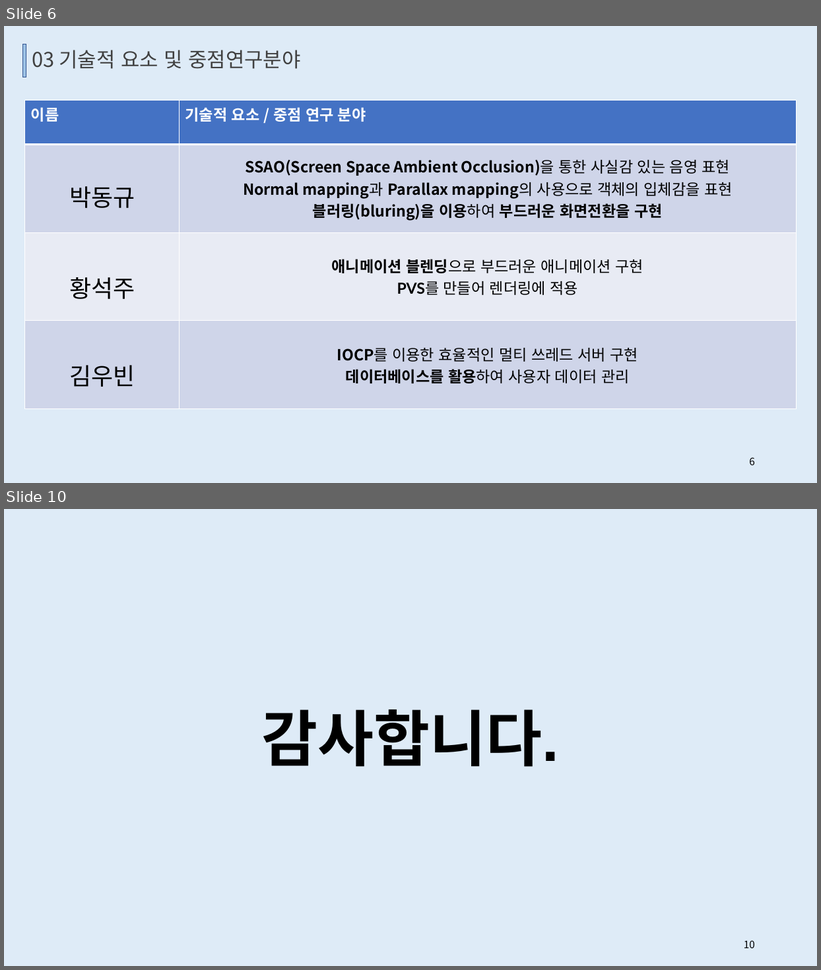
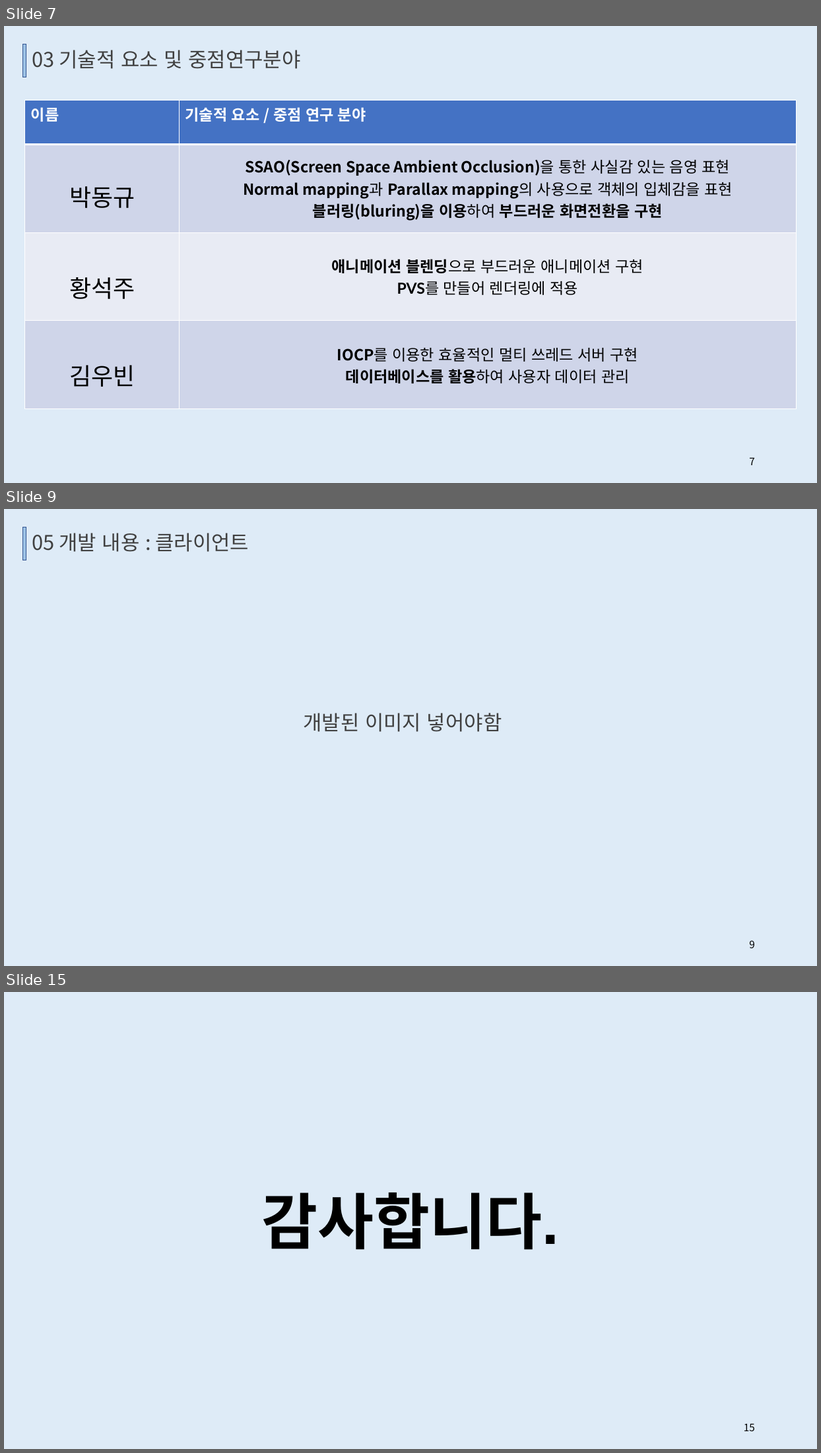
Before and after one commit to TUKoreaEscape/Graduation_Project, a slide deck: Graduation_Document/중간발표.pptx. Shown one above the other, each under a label of ours: slides 6 and 10 before the commit, slides 7, 9 and 15 after it; the slides between them are not shown. The pictures are 821x970 and 821x1453 pixels, drawn with LibreOffice and Linux fonts; fonts in the diff are those of the drawing. Boxes give left, top, right and bottom in pixels: in the first picture for what was removed or moved away, otherwise in the second. Text is boxed around its words. In the diff, an @@ line names an element or a change of style, - is before the commit and + after.

```diff
--- a/Graduation_Document/중간발표.pptx
+++ b/Graduation_Document/중간발표.pptx
@@ slide 9 added at [4,509,817,966], background #DEEBF7 @@
@@ rectangle added at [23,527,26,560], fill #9DC3E6, outline #325491 1 pt @@
@@ text added at [32,533,250,552], 24 pt, text #404040 @@
+05 개발 내용 : 클라이언트
@@ text added at [304,713,502,732], 24 pt, text #404040 @@
+개발된 이미지 넣어야함
@@ page number added at [749,941,755,949], 12 pt, text #000000 @@
+9
@@ what was slide 6 is now slide 7 @@
@@ page number at [749,458,755,466]: text changed @@
-6
+7
@@ what was slide 10 is now slide 15 @@
@@ page number at [744,1424,755,1432]: text changed @@
-10
+15
```
Also in this commit, not shown: 4 slides changed, 4 other slides added.
